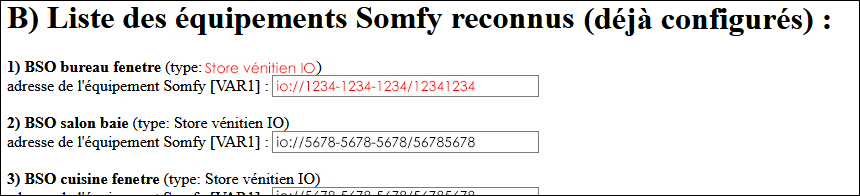
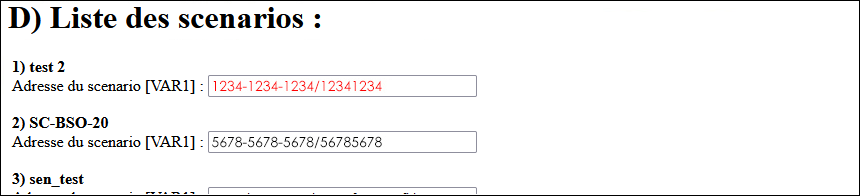
Comparing the layer stacks of the two 860 x 196 images. Changes:
added layer "Calque 4" above "Calque 3" over 212, 134, 390, 150
added layer "Calque 3" above "Calque 5" over 212, 78, 397, 93
added layer "Calque 5" above "Calque 2" over 8, 56, 483, 194
added layer "Calque 2" above "Calque 1" over 5, 6, 335, 39
painted on "Calque 1" over 584, 8, 830, 36
painted on "Arrière-plan" over 0, 4, 603, 196
